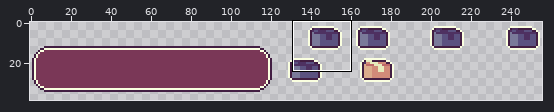
A sprite sheet gets an edit: assets/gfx/TILESET PACKAGE METER.png. The picture above shows the old version from afar; the outline marks the close-up.
Close-up. Old version:
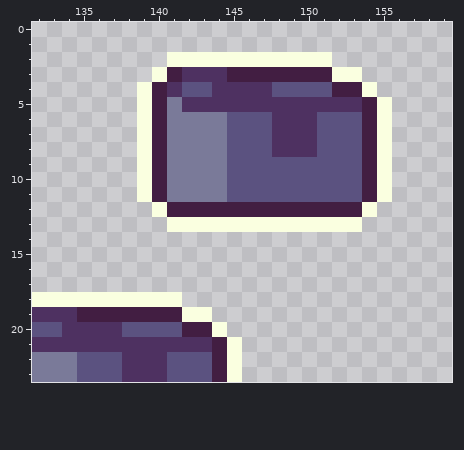
The file is 256x48 pixels. Shown: x 132..159, y 0..23. The wide view leaves out empty margins.
After the commit:
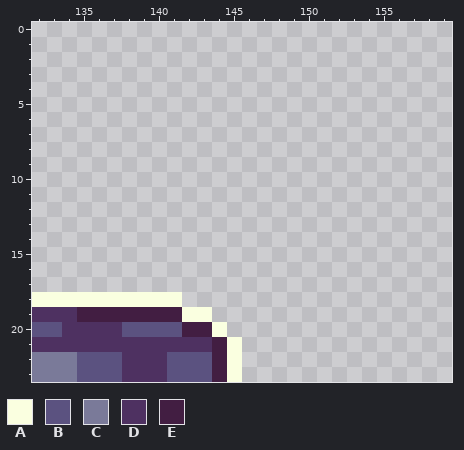
Palette (. is transparent): A #faffe0  B #5b5280  C #7a7a99  D #4e3161  E #421e42
What changed:
{"y":2,"x":141,"old":"AAAAAAAAAAA","new":"..........."}
{"y":3,"x":140,"old":"AEDDDEEEEEEEAA","new":".............."}
{"y":4,"x":139,"old":"AEDBBDDDDBBBBEEA","new":"................"}
{"y":5,"x":139,"old":"AECDDDDDDDDDDDDEA","new":"................."}
{"y":6,"x":139,"old":"AECCCCBBBDDDBBBEA","new":"................."}
{"y":7,"x":139,"old":"AECCCCBBBDDDBBBEA","new":"................."}
{"y":8,"x":139,"old":"AECCCCBBBDDDBBBEA","new":"................."}
{"y":9,"x":139,"old":"AECCCCBBBBBBBBBEA","new":"................."}
{"y":10,"x":139,"old":"AECCCCBBBBBBBBBEA","new":"................."}
{"y":11,"x":139,"old":"AECCCCBBBBBBBBBEA","new":"................."}
{"y":12,"x":140,"old":"AEEEEEEEEEEEEEA","new":"..............."}
{"y":13,"x":141,"old":"AAAAAAAAAAAAA","new":"............."}
{"label":"erased","picture_box":[137,52,392,232]}
